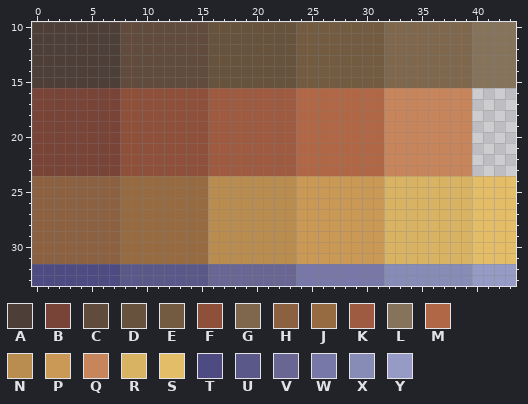
Two states of a pixel-art file, palettes/palette_v2.ase. Above: the version before the commit.
88x88 pixels, 1 frame. Shown: x 0..43, y 10..33. The commit also changed other parts of the picture, which this record leaves out.
Palette (. is transparent): A #4d3f38  B #784437  C #604b3d  D #67523d  E #735b42  F #8e503a  G #7e674c  H #8c6142  J #966b42  K #9e5b41  L #86735b  M #b06746  N #b98c50  P #ca9956  Q #c7855b  R #d7b363  S #e3bd68  T #4d4b81  U #5a5888  V #6a6693  W #7878a8  X #868cb6  Y #959bc4
Pixels before, first column x 0:
10 AAAAAAAACCCCCCCCDDDDDDDDEEEEEEEEGGGGGGGGLLLL
11 AAAAAAAACCCCCCCCDDDDDDDDEEEEEEEEGGGGGGGGLLLL
12 AAAAAAAACCCCCCCCDDDDDDDDEEEEEEEEGGGGGGGGLLLL
13 AAAAAAAACCCCCCCCDDDDDDDDEEEEEEEEGGGGGGGGLLLL
14 AAAAAAAACCCCCCCCDDDDDDDDEEEEEEEEGGGGGGGGLLLL
15 AAAAAAAACCCCCCCCDDDDDDDDEEEEEEEEGGGGGGGGLLLL
16 BBBBBBBBFFFFFFFFKKKKKKKKMMMMMMMMQQQQQQQQ....
17 BBBBBBBBFFFFFFFFKKKKKKKKMMMMMMMMQQQQQQQQ....
18 BBBBBBBBFFFFFFFFKKKKKKKKMMMMMMMMQQQQQQQQ....
19 BBBBBBBBFFFFFFFFKKKKKKKKMMMMMMMMQQQQQQQQ....
20 BBBBBBBBFFFFFFFFKKKKKKKKMMMMMMMMQQQQQQQQ....
21 BBBBBBBBFFFFFFFFKKKKKKKKMMMMMMMMQQQQQQQQ....
22 BBBBBBBBFFFFFFFFKKKKKKKKMMMMMMMMQQQQQQQQ....
23 BBBBBBBBFFFFFFFFKKKKKKKKMMMMMMMMQQQQQQQQ....
24 HHHHHHHHJJJJJJJJNNNNNNNNPPPPPPPPRRRRRRRRSSSS
25 HHHHHHHHJJJJJJJJNNNNNNNNPPPPPPPPRRRRRRRRSSSS
26 HHHHHHHHJJJJJJJJNNNNNNNNPPPPPPPPRRRRRRRRSSSS
27 HHHHHHHHJJJJJJJJNNNNNNNNPPPPPPPPRRRRRRRRSSSS
28 HHHHHHHHJJJJJJJJNNNNNNNNPPPPPPPPRRRRRRRRSSSS
29 HHHHHHHHJJJJJJJJNNNNNNNNPPPPPPPPRRRRRRRRSSSS
30 HHHHHHHHJJJJJJJJNNNNNNNNPPPPPPPPRRRRRRRRSSSS
31 HHHHHHHHJJJJJJJJNNNNNNNNPPPPPPPPRRRRRRRRSSSS
32 TTTTTTTTUUUUUUUUVVVVVVVVWWWWWWWWXXXXXXXXYYYY
33 TTTTTTTTUUUUUUUUVVVVVVVVWWWWWWWWXXXXXXXXYYYY
New version:
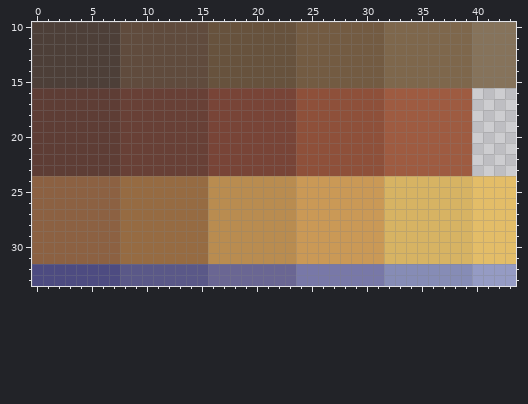
Edits made:
colour B: #784437 -> #5e3d35
colour F: #8e503a -> #684036
colour K: #9e5b41 -> #784437
colour M: #b06746 -> #8e503a
colour Q: #c7855b -> #9e5b41
Pixel boxes of the changes (left, top, right, bottom) in both pictures:
changed: (32, 88, 472, 176)
